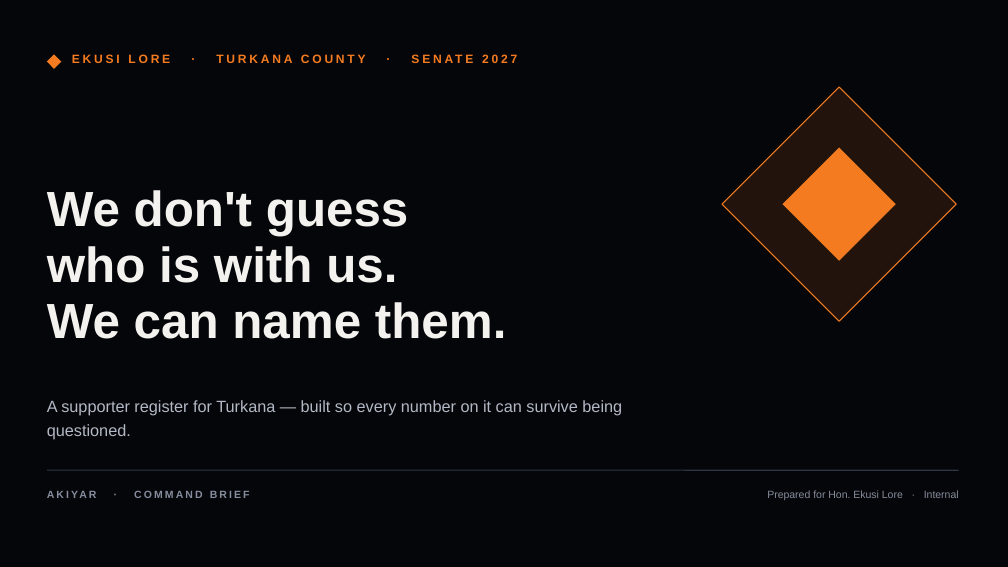
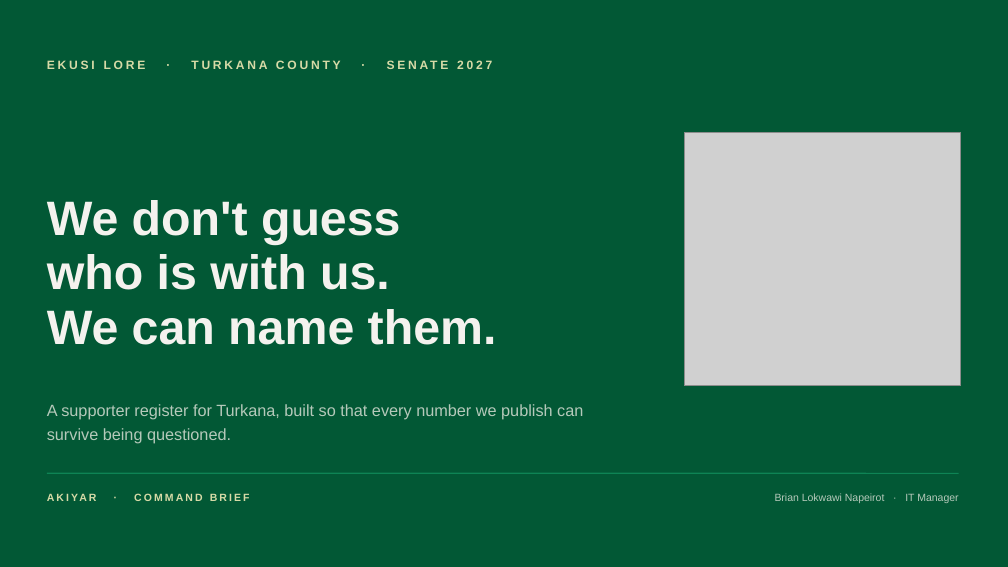
Before and after one commit to breezy-ke/Jarvis-, a slide deck: slide 1 of akiyar/docs/turkana-board-deck.pptx. Drawn at 1008x567 pixels with LibreOffice and Linux fonts; fonts in the diff are those of the drawing; grey boxes stand for pictures. Boxes give left, top, right and bottom in pixels: in the first picture for what was removed or moved away, otherwise in the second. Text is boxed around its words. In the diff, an @@ line names an element or a change of style, - is before the commit and + after.

```diff
--- a/akiyar/docs/turkana-board-deck.pptx
+++ b/akiyar/docs/turkana-board-deck.pptx
@@ background #05060A to #025835 @@
@@ text "EKUSI LORE · TURKANA COUNTY ..." moved from (x1=72, y1=54, x2=366, y2=63) to (x1=47, y1=60, x2=341, y2=69) @@
@@ text "EKUSI LORE · TURKANA COUNTY ..." at (x1=47, y1=60, x2=341, y2=69): text colour #F47B20 to #D6DAA7 @@
@@ diamond removed at (x1=47, y1=54, x2=61, y2=69) @@
@@ diamond removed at (x1=722, y1=87, x2=957, y2=321) @@
@@ picture added at (x1=684, y1=132, x2=961, y2=386) @@
@@ diamond removed at (x1=783, y1=147, x2=896, y2=261) @@
@@ text "We don't guess" moved from (x1=47, y1=190, x2=507, y2=339) to (x1=47, y1=200, x2=497, y2=345) @@
@@ text "We don't guess" at (x1=47, y1=200, x2=497, y2=345): size 47 to 46 pt; line spacing 53pt to 52pt @@
@@ text at (x1=47, y1=404, x2=583, y2=444): text changed; text colour #B2B8C4 to #B5C9BA @@
-A supporter register for Turkana — built so every number on it can survive being questioned.
+A supporter register for Turkana, built so that every number we publish can survive being questioned.
@@ line moved from (47, 470) - (959, 470) to (47, 473) - (959, 473) @@
@@ line (47, 473) - (959, 473): stroke #2E3543 1 pt to #0E8455 1 pt @@
@@ text "AKIYAR · COMMAND BRIEF" at (x1=134, y1=493, x2=250, y2=501): text colour #868D9C to #D6DAA7 @@
@@ text removed at (x1=767, y1=490, x2=959, y2=500) @@
-Prepared for Hon. Ekusi Lore · Internal
@@ text added at (x1=775, y1=493, x2=958, y2=503), 10 pt, text #B5C9BA @@
+Brian Lokwawi Napeirot · IT Manager
```
Also in this commit, not shown: 12 other slides changed, 10 other files.
